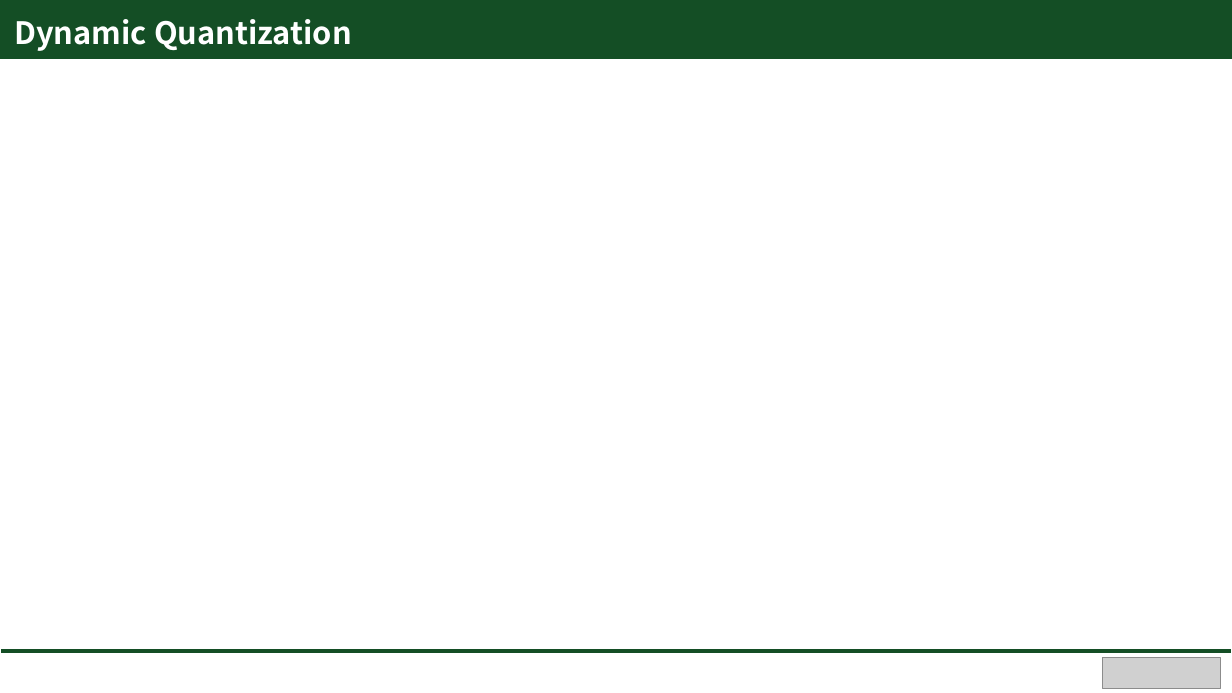
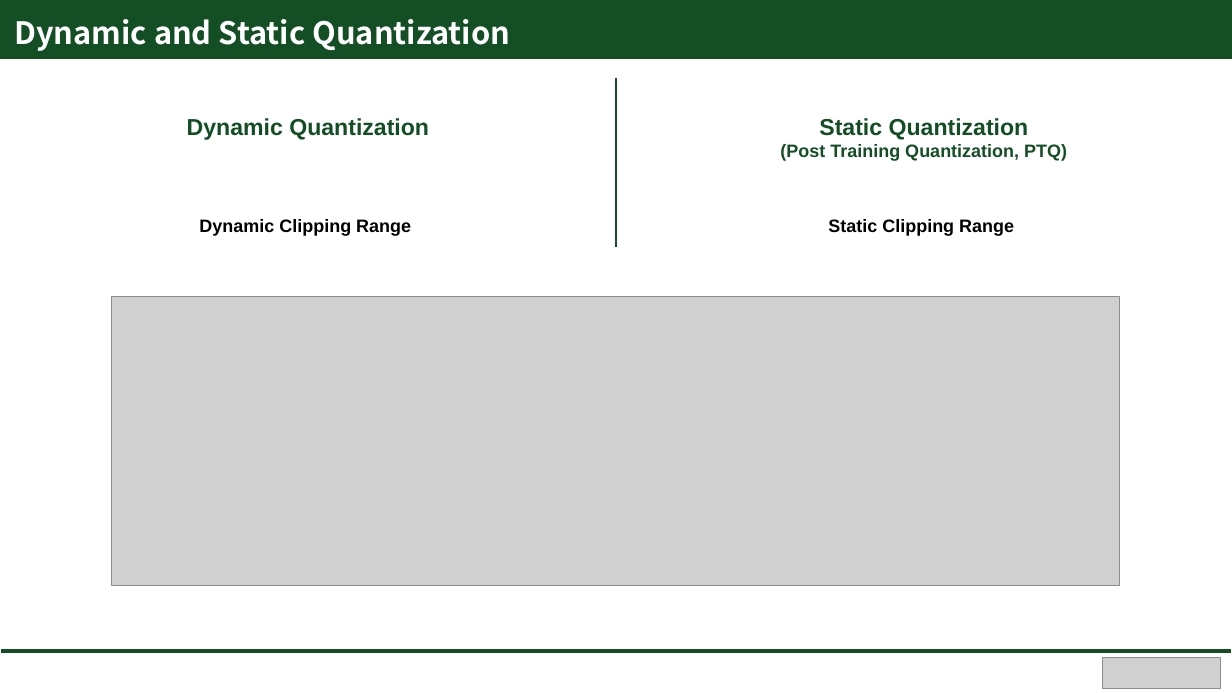
Before and after one commit to Hongsehyun/SV_Intern_Memo, a slide deck: slide 11 of 1. Study Summary/Paper Review/[2nd_Paper Review] Introduction and Execution of Quantization based on PyTorch.pptx (slide 14 before the commit). Drawn at 1232x693 pixels with LibreOffice and Linux fonts; fonts in the diff are those of the drawing; grey boxes stand for pictures. Boxes give left, top, right and bottom in pixels: in the first picture for what was removed or moved away, otherwise in the second. Text is boxed around its words. In the diff, an @@ line names an element or a change of style, - is before the commit and + after.

```diff
--- a/1. Study Summary/Paper Review/[2nd_Paper Review] Introduction and Execution of Quantization based on PyTorch.pptx
+++ b/1. Study Summary/Paper Review/[2nd_Paper Review] Introduction and Execution of Quantization based on PyTorch.pptx
@@ text at (154, 19, 510, 50): text changed @@
-Dynamic Quantization
+Dynamic and Static Quantization
@@ line added from (616, 79) to (616, 248), #144E25 1 pt @@
@@ text added at (187, 118, 429, 140), 18 pt, text #144E25, bold @@
+Dynamic Quantization
@@ text added at (780, 118, 1067, 161), 14 pt, text #144E25, bold @@
+Static Quantization
+(Post Training Quantization, PTQ)
@@ text added at (199, 219, 411, 236), 14 pt, text #000000, bold @@
+Dynamic Clipping Range
@@ text added at (828, 219, 1014, 236), 14 pt, text #000000, bold @@
+Static Clipping Range
@@ picture added at (112, 297, 1120, 585) @@
```
Also in this commit, not shown: 10 other slides changed, 1 slide added, 2 slides removed, 2 other files.
